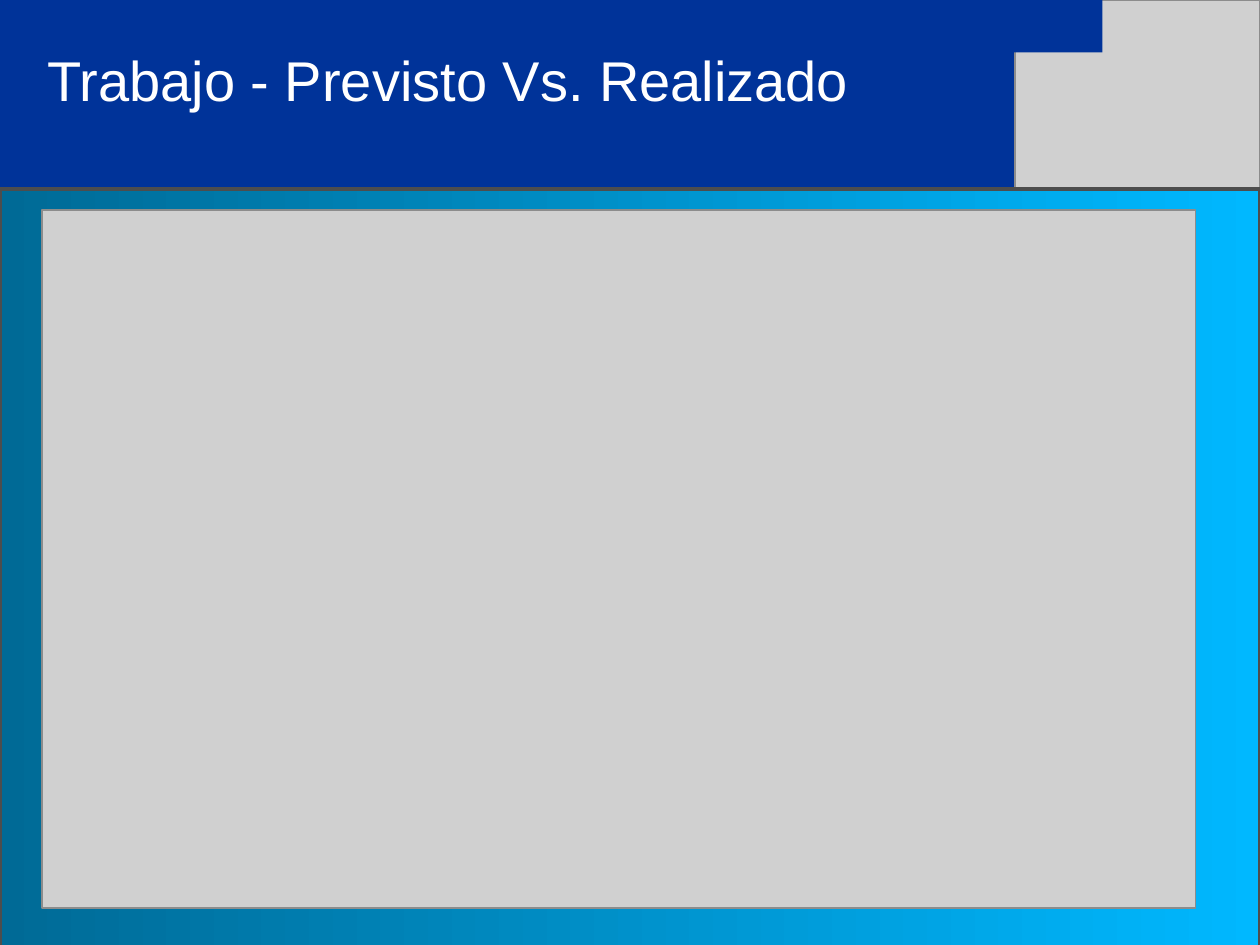
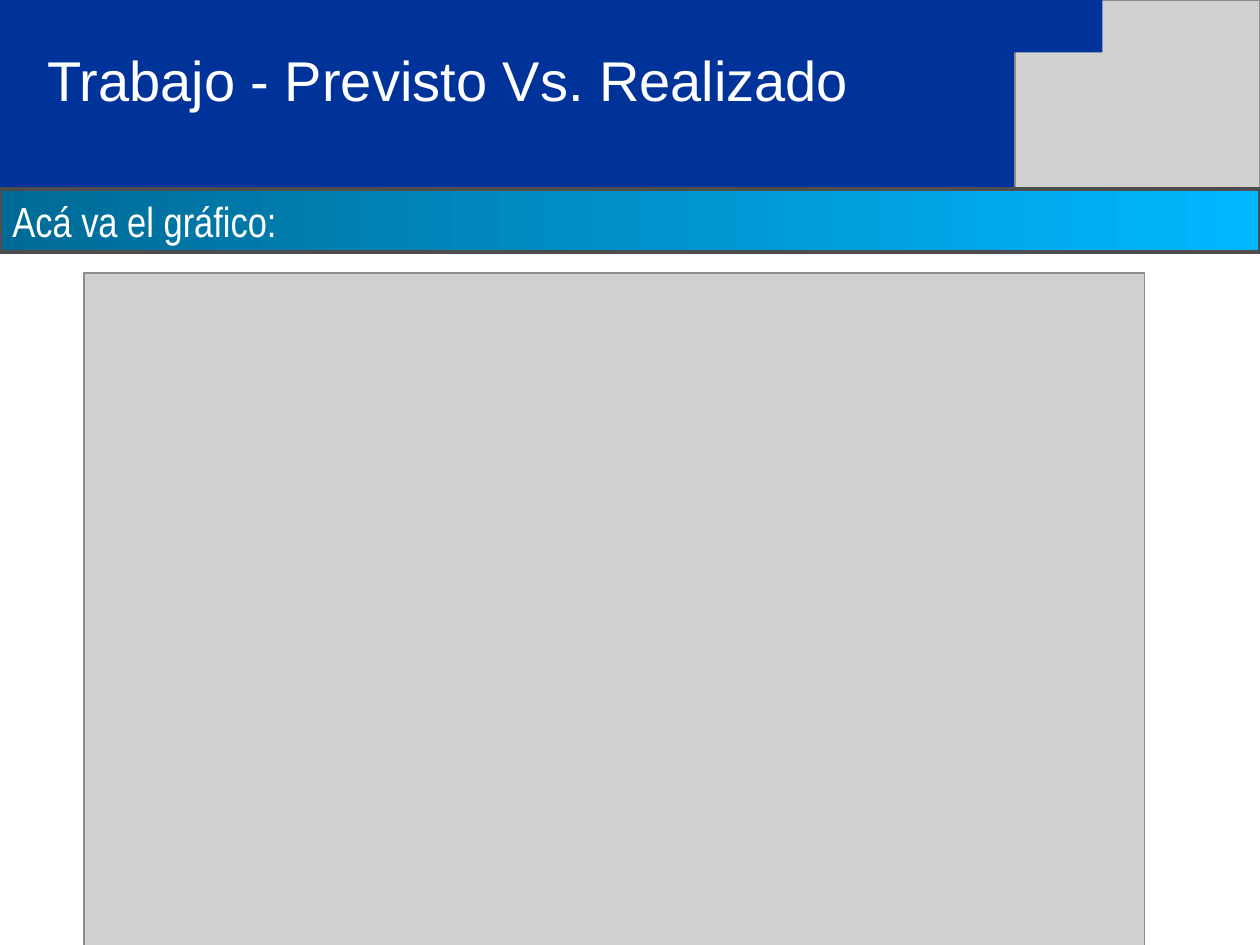
Before and after one commit to eallegretta/bagge, a slide deck: slide 4 of Documentation/06 Implementación y soporte/Entrega final/SETI_Presentación Final (PB - FE).ppt (slide 3 before the commit). Drawn at 1260x945 pixels with LibreOffice and Linux fonts; fonts in the diff are those of the drawing; grey boxes stand for pictures. Boxes give left, top, right and bottom in pixels: in the first picture for what was removed or moved away, otherwise in the second. Text is boxed around its words. In the diff, an @@ line names an element or a change of style, - is before the commit and + after.

```diff
--- a/Documentation/06 Implementación y soporte/Entrega final/SETI_Presentación Final (PB - FE).ppt
+++ b/Documentation/06 Implementación y soporte/Entrega final/SETI_Presentación Final (PB - FE).ppt
@@ rectangle removed at [0, 189, 1260, 945] @@
@@ rectangle added at [0, 189, 1260, 252], fill gradient #006A96 to #00B8FF, outline #4D4D4D 2.01 pt, 24 pt, text #FFFFFF @@
+Acá va el gráfico:
@@ picture: place and size @@
-picture at [42, 210, 1194, 908]
+picture at [84, 273, 1145, 945]
@@ page number removed at [617, 907, 630, 909] @@
-3
```
Also in this commit, not shown: 2 other slides changed, 2 other files.
